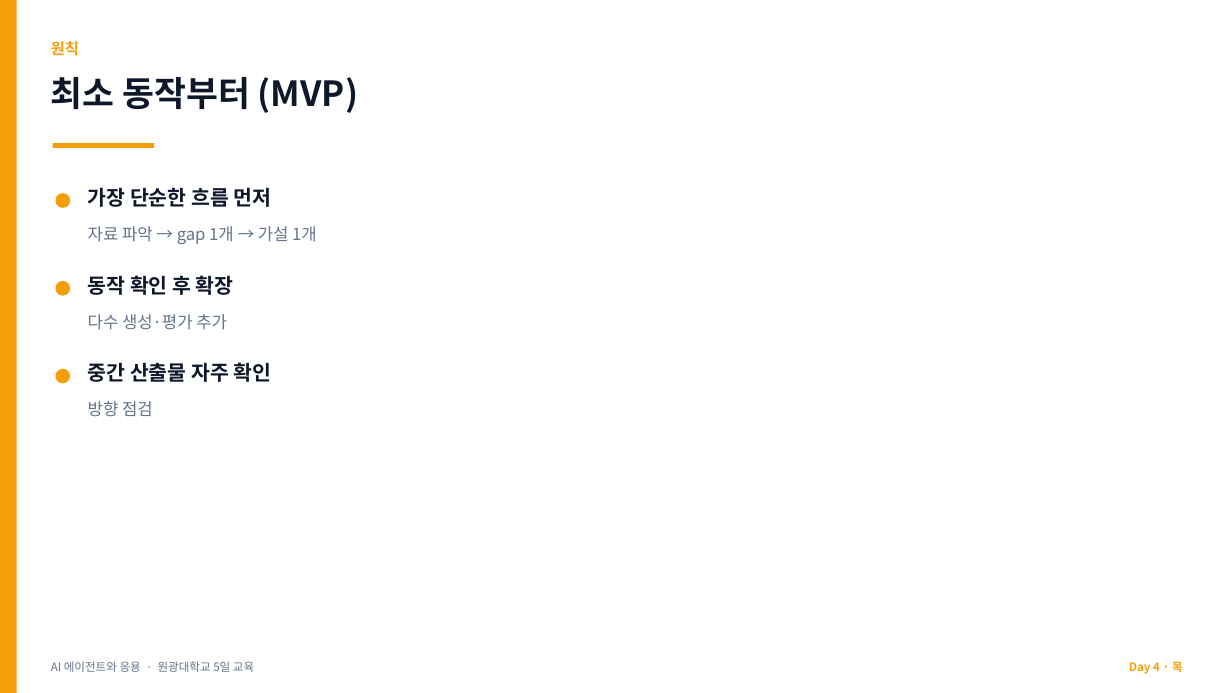
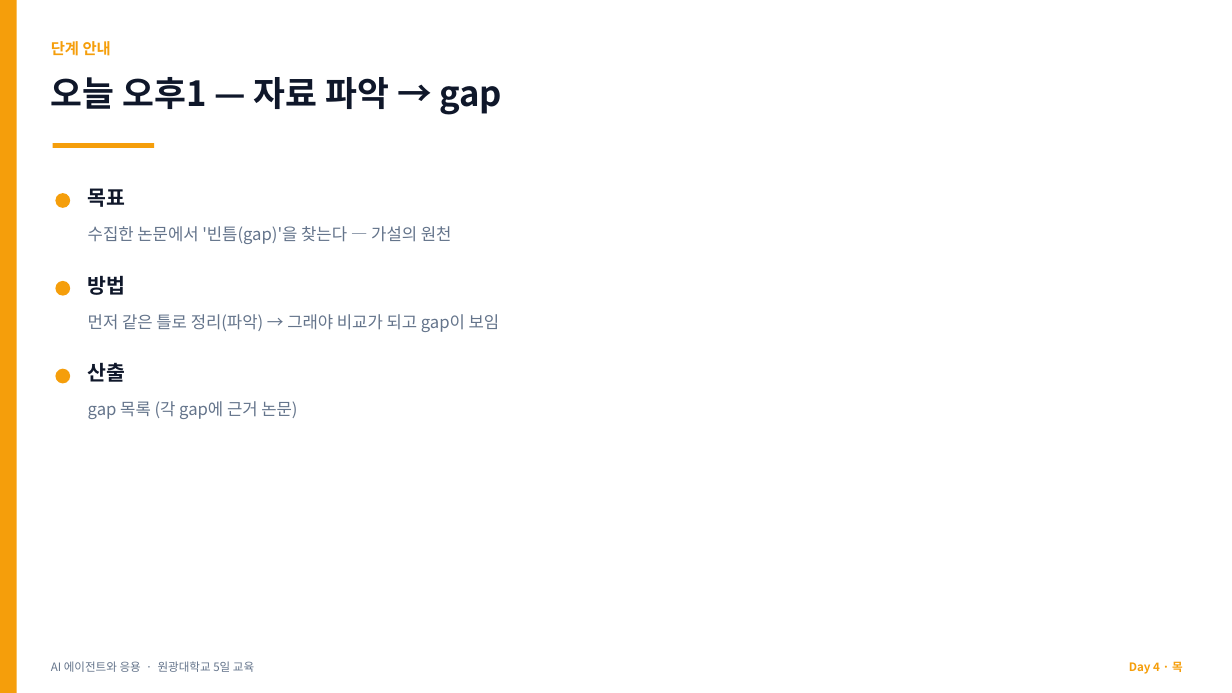
Before and after one commit to jyshin-22/wku-ai-agent-program, a slide deck: slide 13 of slides/day4.pptx (slide 9 before the commit). Drawn at 1232x693 pixels with LibreOffice and Linux fonts; fonts in the diff are those of the drawing. Boxes give left, top, right and bottom in pixels: in the first picture for what was removed or moved away, otherwise in the second. Text is boxed around its words. In the diff, an @@ line names an element or a change of style, - is before the commit and + after.

```diff
--- a/slides/day4.pptx
+++ b/slides/day4.pptx
@@ text at [51, 41, 111, 56]: text changed @@
-원칙
+단계 안내
@@ text at [51, 77, 503, 115]: text changed @@
-최소 동작부터 (MVP)
+오늘 오후1 — 자료 파악 → gap
@@ text at [88, 188, 126, 207]: text changed @@
-가장 단순한 흐름 먼저
+목표
@@ text at [88, 226, 452, 244]: text changed @@
-자료 파악 → gap 1개 → 가설 1개
+수집한 논문에서 '빈틈(gap)'을 찾는다 — 가설의 원천
@@ text at [88, 275, 126, 295]: text changed @@
-동작 확인 후 확장
+방법
@@ text at [88, 314, 500, 332]: text changed @@
-다수 생성·평가 추가
+먼저 같은 틀로 정리(파악) → 그래야 비교가 되고 gap이 보임
@@ text at [88, 362, 126, 382]: text changed @@
-중간 산출물 자주 확인
+산출
@@ text at [88, 401, 297, 419]: text changed @@
-방향 점검
+gap 목록 (각 gap에 근거 논문)
```
Also in this commit, not shown: 19 other slides changed, 3 slides added, 2 slides removed, 8 other files.
